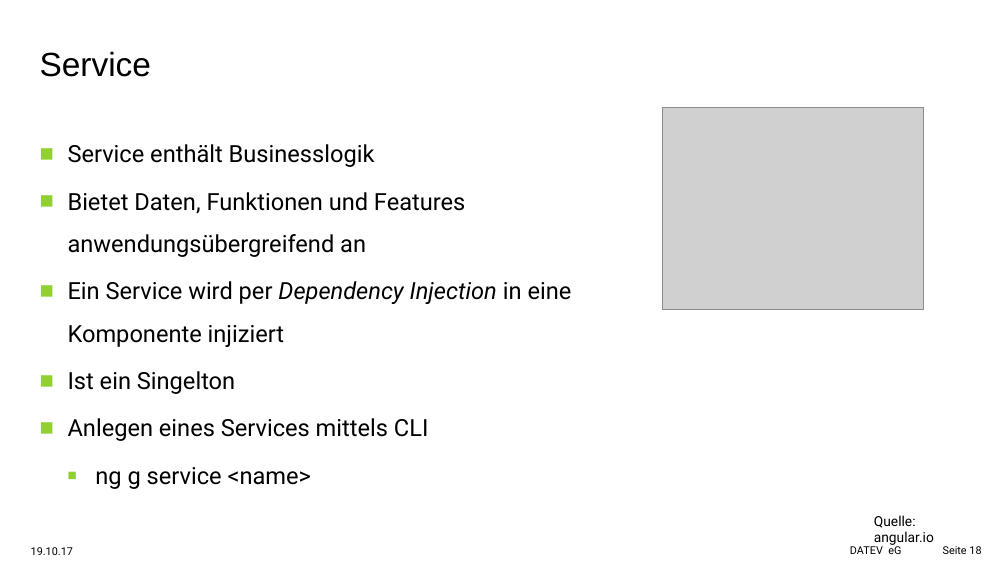
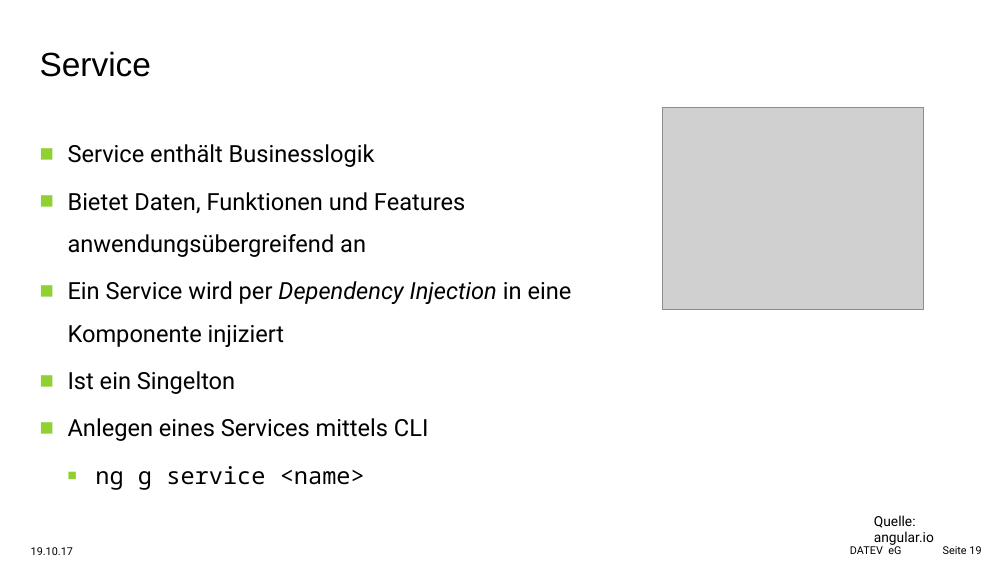
Before and after one commit to aawada78/angular-workshop, a slide deck: slide 19 of docs/Angular-Workshop-20.10.pptx (slide 18 before the commit). Drawn at 1008x567 pixels with LibreOffice and Linux fonts; fonts in the diff are those of the drawing; grey boxes stand for pictures; background and template pictures are left out. Boxes give left, top, right and bottom in pixels: in the first picture for what was removed or moved away, otherwise in the second. Text is boxed around its words. In the diff, an @@ line names an element or a change of style, - is before the commit and + after.

Commit message:
Folien ergänzt und Styling angepasst

```diff
--- a/docs/Angular-Workshop-20.10.pptx
+++ b/docs/Angular-Workshop-20.10.pptx
@@ text at [95, 466, 365, 490]: font Roboto to Noto Sans Mono in "ng g service <name>" @@
@@ page number at [943, 546, 981, 554]: text changed @@
-Seite 18
+Seite 19
```
Also in this commit, not shown: 11 other slides changed, 3 slides added, 6 other files.
